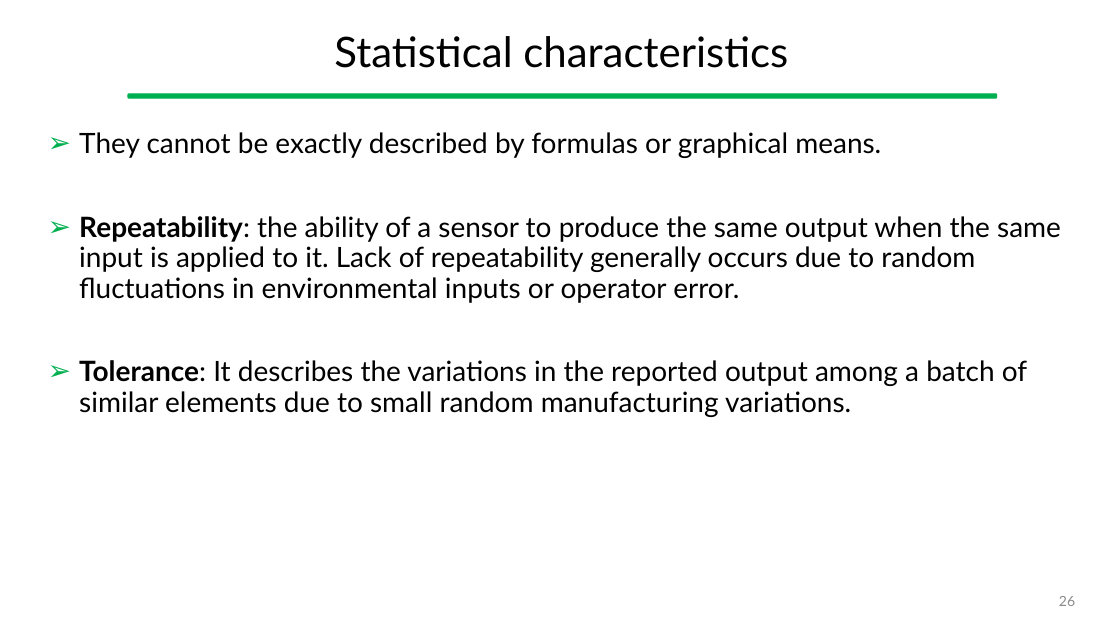
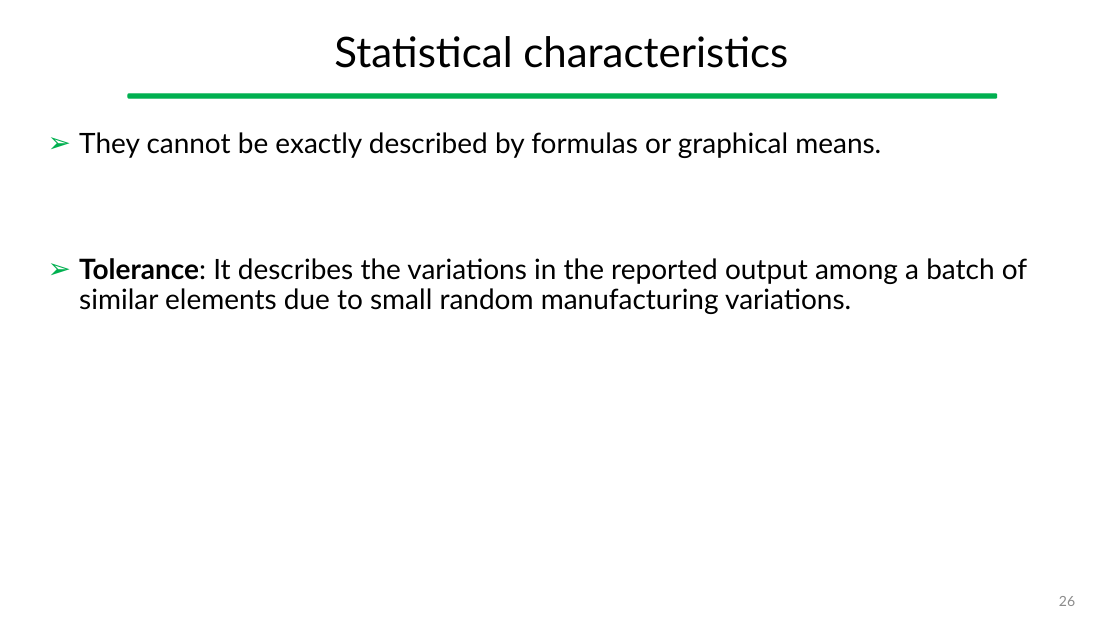
Before and after one commit to gcappon/bwthw, a slide deck: slide 26 of theory_03-wearable_sensors_part_2/theory_03-wearable_sensors_part_2.pptx. Drawn at 1120x630 pixels with LibreOffice and Linux fonts; fonts in the diff are those of the drawing. Boxes give left, top, right and bottom in pixels: in the first picture for what was removed or moved away, otherwise in the second. Text is boxed around its words. In the diff, an @@ line names an element or a change of style, - is before the commit and + after.

```diff
--- a/theory_03-wearable_sensors_part_2/theory_03-wearable_sensors_part_2.pptx
+++ b/theory_03-wearable_sensors_part_2/theory_03-wearable_sensors_part_2.pptx
@@ text at (79,216,1061,303): paragraph removed @@
-➢ Repeatability: the ability of a sensor to produce the same output when the same input is applied to it. Lack of repeatability generally occurs due to random fluctuations in environmental inputs or operator error.
```
Also in this commit, not shown: 1 other file.
